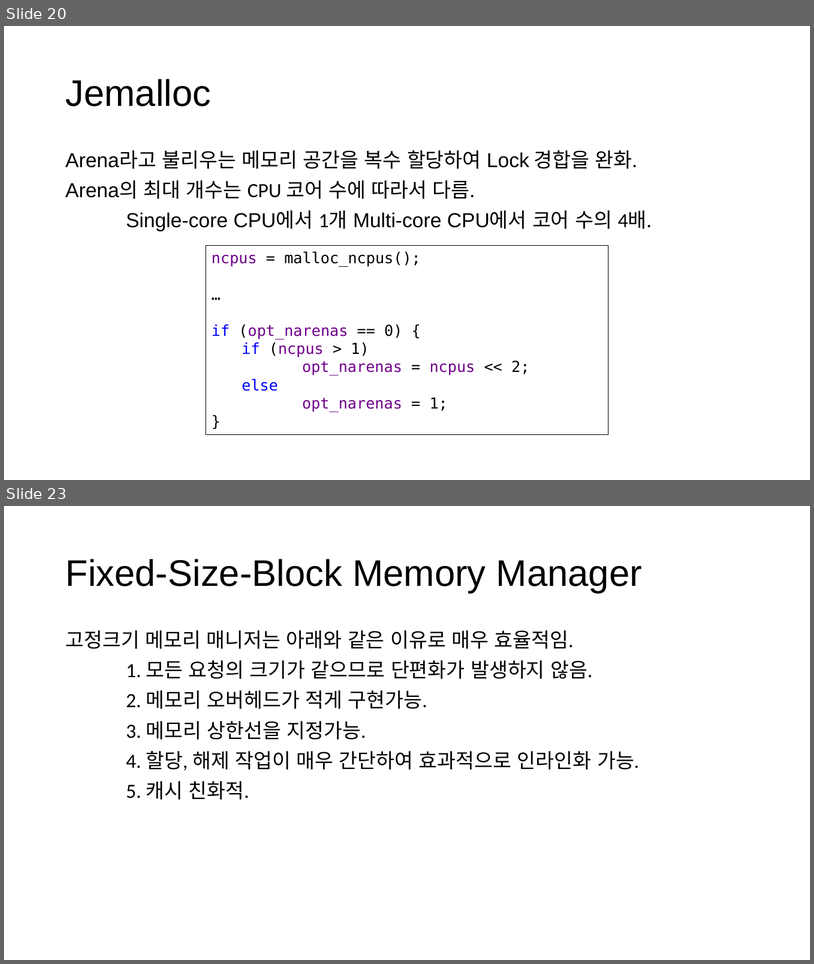
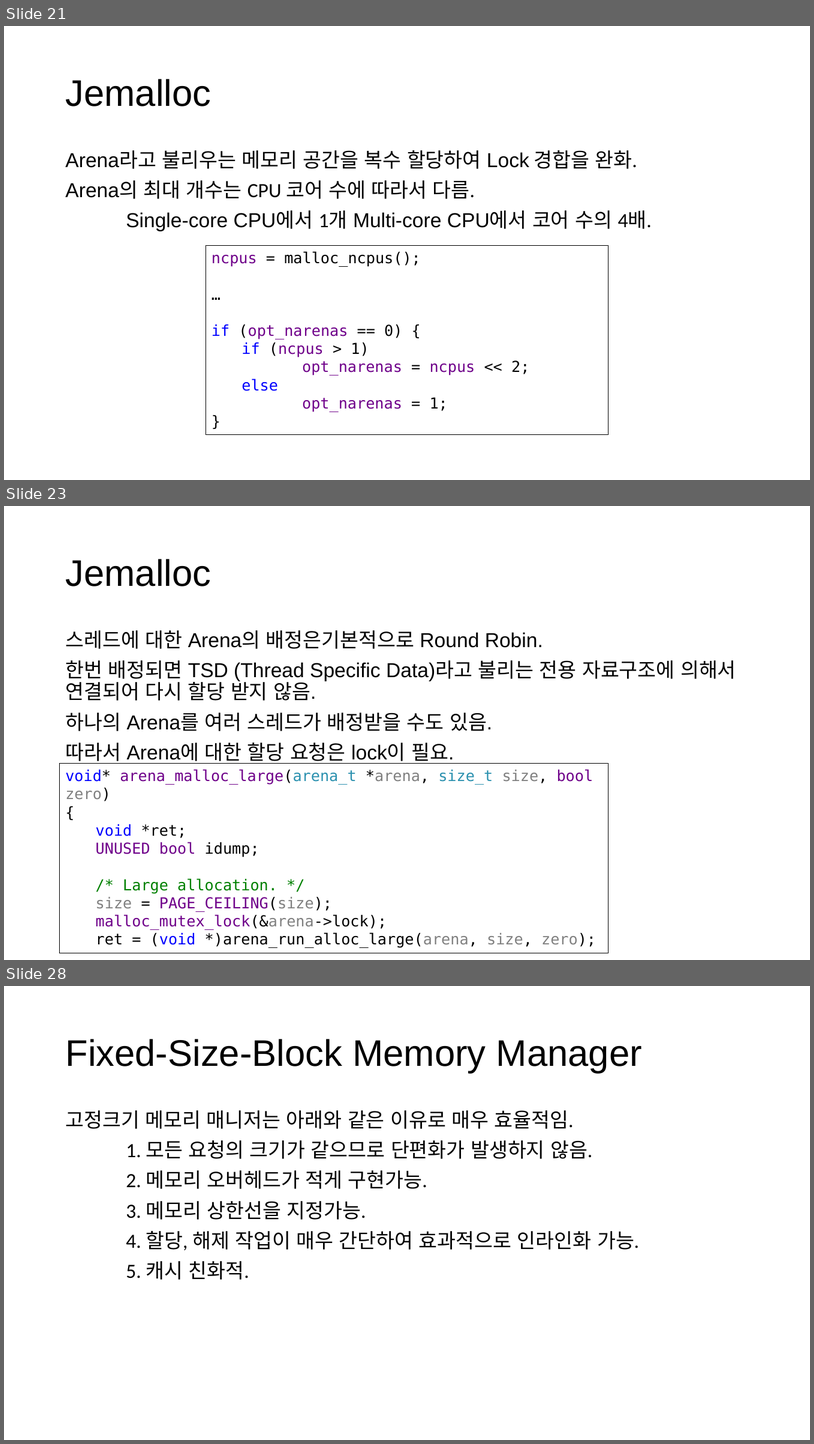
Before and after one commit to CppKorea/OptimizedCppStudy, a slide deck: 13th Study/Optimized C++ Study - Chapter 13, Optimize Memory Management.pptx. Shown one above the other, each under a label of ours: slides 20 and 23 before the commit, slides 21, 23 and 28 after it; the slides between them are not shown. The pictures are 814x964 and 814x1444 pixels, drawn with LibreOffice and Linux fonts; fonts in the diff are those of the drawing. Boxes give left, top, right and bottom in pixels: in the first picture for what was removed or moved away, otherwise in the second. Text is boxed around its words. In the diff, an @@ line names an element or a change of style, - is before the commit and + after.

```diff
--- a/13th Study/Optimized C++ Study - Chapter 13, Optimize Memory Management.pptx
+++ b/13th Study/Optimized C++ Study - Chapter 13, Optimize Memory Management.pptx
@@ slide 23 added at <box>4,506,810,960</box>, background #FFFFFF @@
@@ title added at <box>65,559,211,586</box>, 44 pt, text #000000 @@
+Jemalloc
@@ text added at <box>65,630,737,763</box>, 24 pt, text #000000 @@
+스레드에 대한 Arena의 배정은기본적으로 Round Robin.
+한번 배정되면 TSD (Thread Specific Data)라고 불리는 전용 자료구조에 의해서 연결되어 다시 할당 받지 않음.
+하나의 Arena를 여러 스레드가 배정받을 수도 있음.
+따라서 Arena에 대한 할당 요청은 lock이 필요.
@@ rectangle added at <box>60,763,609,952</box>, outline #000000 0.75 pt, 18 pt, text #000000 @@
+void* arena_malloc_large(arena_t *arena, size_t size, bool zero)
+{
+  void *ret;
+  UNUSED bool idump;
+  /* Large allocation. */
+  size = PAGE_CEILING(size);
+  malloc_mutex_lock(&arena->lock);
+  ret = (void *)arena_run_alloc_large(arena, size, zero);
+  ...
@@ what was slide 20 is now slide 21 @@
@@ what was slide 23 is now slide 28 @@
```
Also in this commit, not shown: 5 slides changed, 4 other slides added.
